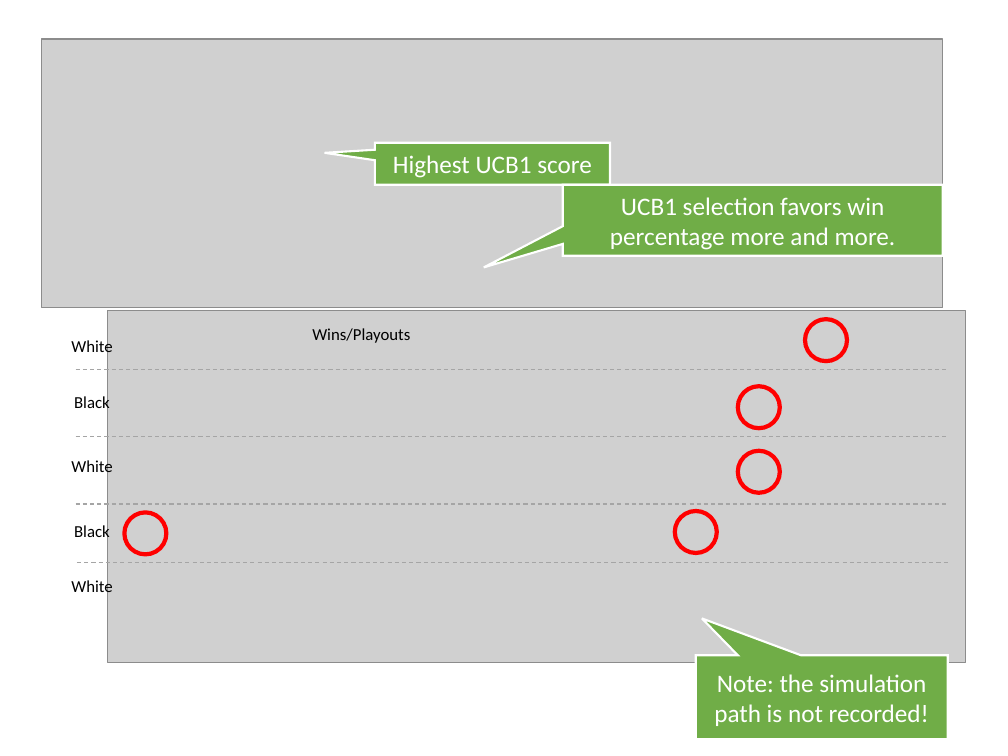
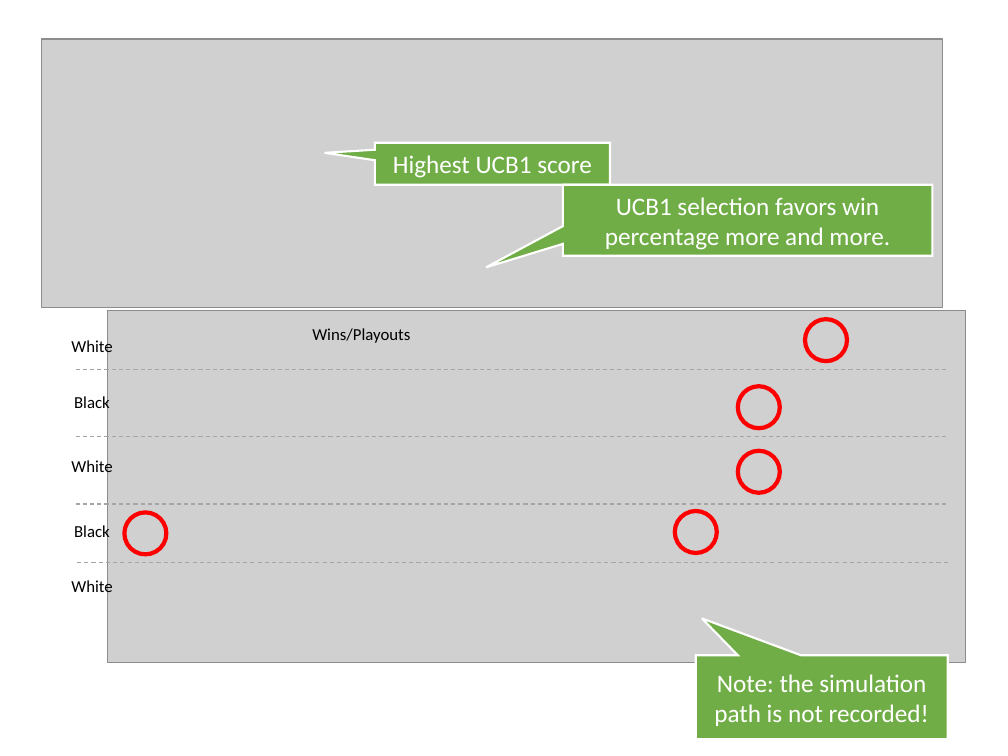
Before and after one commit to mhahsler/CS7320-AI, a slide deck: slide 34 of slides/05_games.pptx (slide 33 before the commit). Drawn at 1008x756 pixels with LibreOffice and Linux fonts; fonts in the diff are those of the drawing; grey boxes stand for pictures. Boxes give left, top, right and bottom in pixels: in the first picture for what was removed or moved away, otherwise in the second. Text is boxed around its words. In the diff, an @@ line names an element or a change of style, - is before the commit and + after.

```diff
--- a/slides/05_games.pptx
+++ b/slides/05_games.pptx
@@ speech box "UCB1 selection favors win percentage ..." resized from (x1=562, y1=184, x2=942, y2=255) to (x1=562, y1=184, x2=932, y2=255) @@
```
Also in this commit, not shown: 17 other slides changed, 1 slide added, 1 other file.
